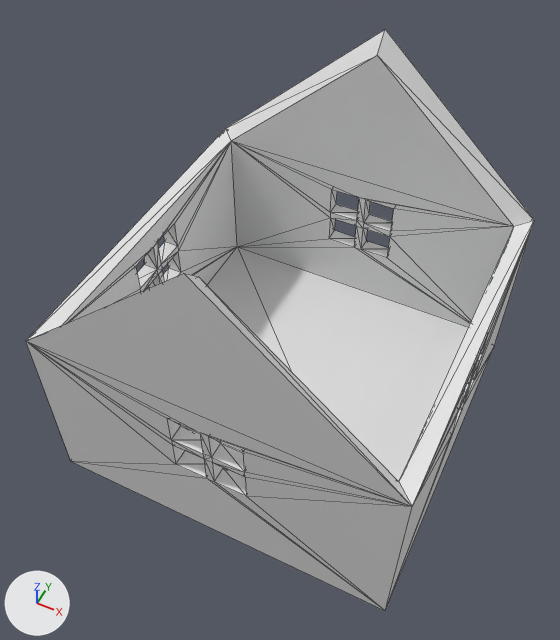
The FBX model Assets/Project/Models/house_export.fbx, before and after one commit.
Camera for both pictures: a camera (50 mm lens) standing at (1.33, -2.91, 4.3) and looking at (-0.04, -0.17, 0.88). Lighting does not change. The marker at lower left points along +X, +Y and +Z. Mesh edges are drawn as thin lines.

The first picture shows 'House'.
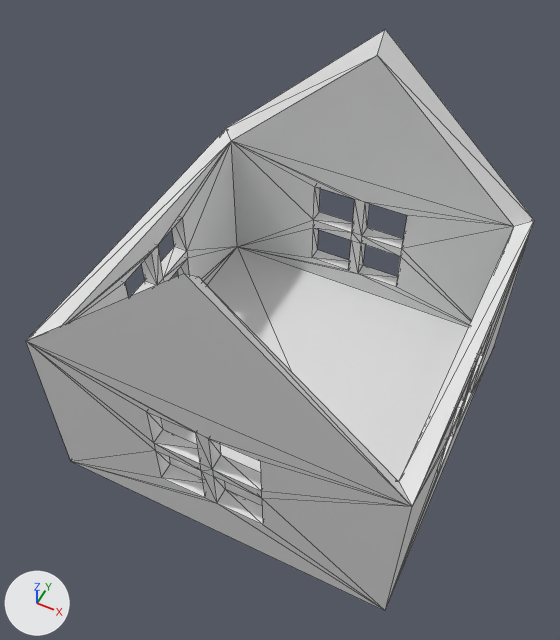
Pixel boxes [x1, y1, x2, y2] of what changed, in the pictures (560 x 640 px; the box of a moved part takes in the faces that stretch with it):
part 1 of me_mesh, moved or reshaped
    both: [63, 141, 237, 325]
part 2 of me_mesh, moved or reshaped
    both: [385, 222, 534, 610]
part 3 of me_mesh, moved or reshaped
    both: [231, 141, 514, 327]
part 4 of me_mesh, moved or reshaped
    both: [26, 341, 412, 611]

The change, as a list of edits to the scene's bpy script:
```text
Change me_mesh:
    where me_mesh.from_pydata(...)  # 148 vertices, 356 faces; spans x -1.1..1.1, y -1.1..1.1, z -0.11..2.11
    used by ob_house; location = (0.0, 0.0, 0.0)
    me_mesh part 1: all 32 vertices in x -1.1..-1.0, y -0.23..0.23, z 0.5..0.95 are scaled about their middle by (1, 1.5, 1.5), then moved by (0.0, -0.02, -0.14)
    me_mesh part 2: all 32 vertices in x 1.0..1.1, y -0.23..0.23, z 0.5..0.95 are scaled about their middle by (1, 1.5, 1.5), then moved by (0.0, -0.02, -0.14)
    me_mesh part 3: all 32 vertices in x -0.23..0.23, y 1.0..1.1, z 0.5..0.95 are scaled about their middle by (1.5, 1, 1.5), then moved by (-0.02, 0.0, -0.13)
    me_mesh part 4: all 32 vertices in x -0.23..0.23, y -1.1..-1.0, z 0.5..0.95 are scaled about their middle by (1.5, 1, 1.5), then moved by (-0.02, 0.0, -0.13)
```
